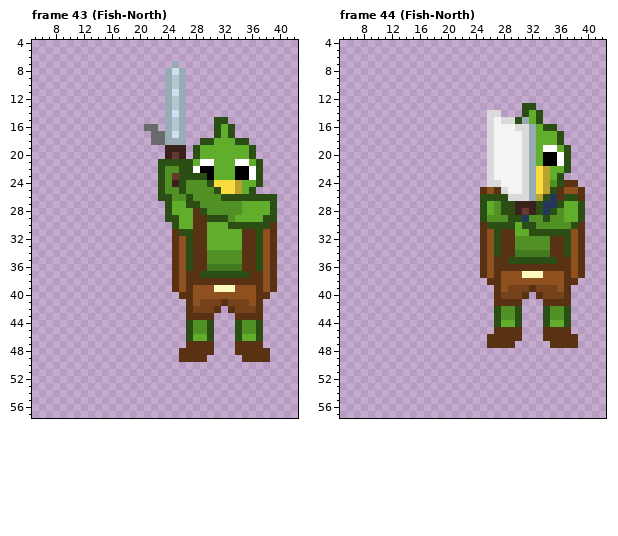
Edited in one commit: pixel-art file (assets/aseprite/quackiev2.aseprite). The picture above was drawn from the file before the commit.
64x64 pixels, 51 frames. Shown: frame 43 (Fish-North): x 5..42, y 4..57; frame 44 (Fish-North): x 5..42, y 4..57. The commit also changed other frames, which this record leaves out.
After:
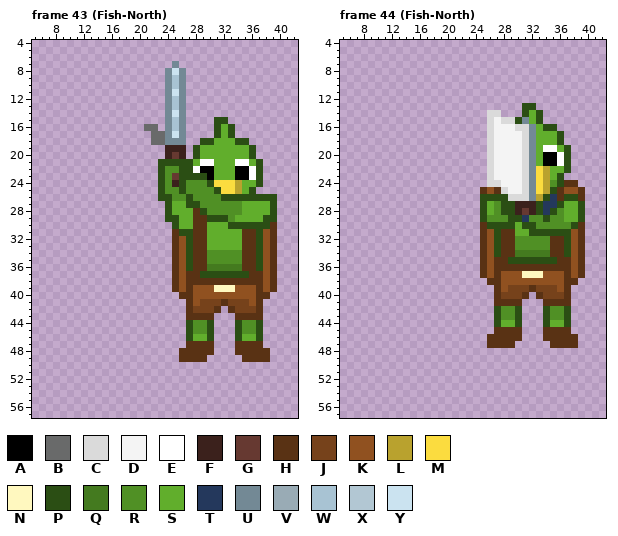
Palette (. is transparent): A #000000  B #696a6a  C #dadada  D #f4f4f4  E #ffffff  F #3b211c  G #663931  H #593214  J #76421b  K #905120  L #b9a22e  M #fbdc3f  N #fff8bf  P #2b4e14  Q #447a1f  R #509025  S #61ae2c  T #24385c  U #738995  V #99abb5  W #a8c3d3  X #b2c7d3  Y #cbe3f0
Change:
Frame 43 (Fish-North), layer "Layer 1":
y 7: x 25 V -> U
y 8: x 24 V -> U; x 26 V -> U
y 9..10: x 24..26 VXV -> UWU
y 11: x 24 V -> U; x 26 V -> U
y 12..13: x 24..26 VXV -> UWU
y 14: x 24 V -> U; x 26 V -> U
y 15..16: x 24..26 VXV -> UWU
y 17: x 24 V -> U; x 26 V -> U
y 18: x 24..26 VVV -> UUU
Frame 44 (Fish-North), layer "Layer 1":
y 15: x 31 V -> U
y 16..26: x 32 V -> U
